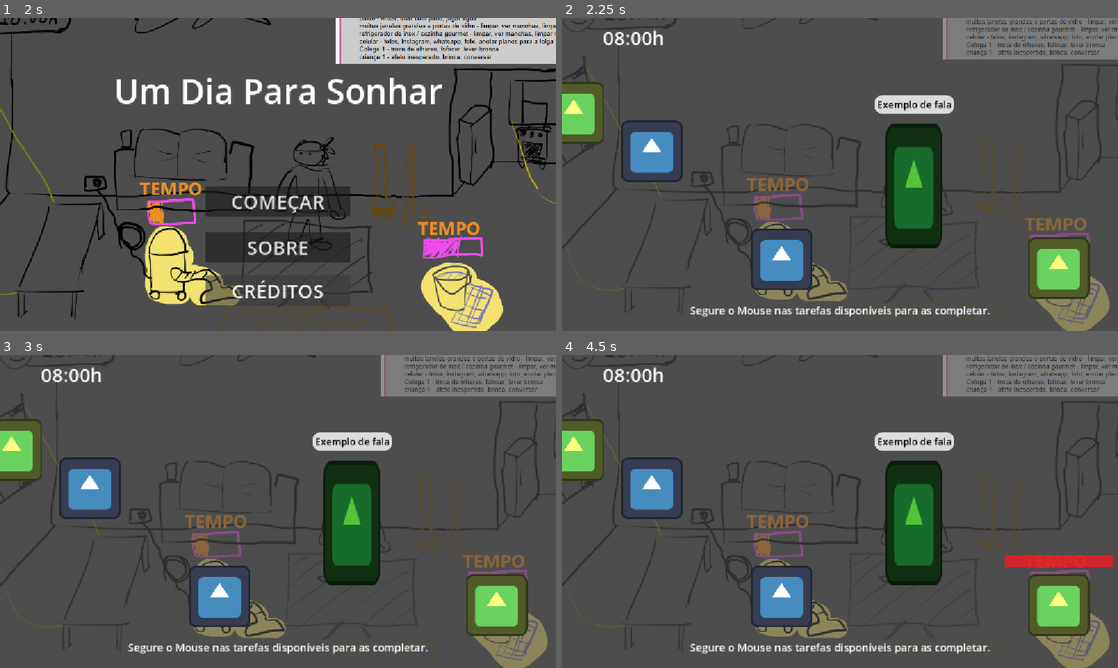
Above: before the commit, frames 1-4 (two rows, left to right).
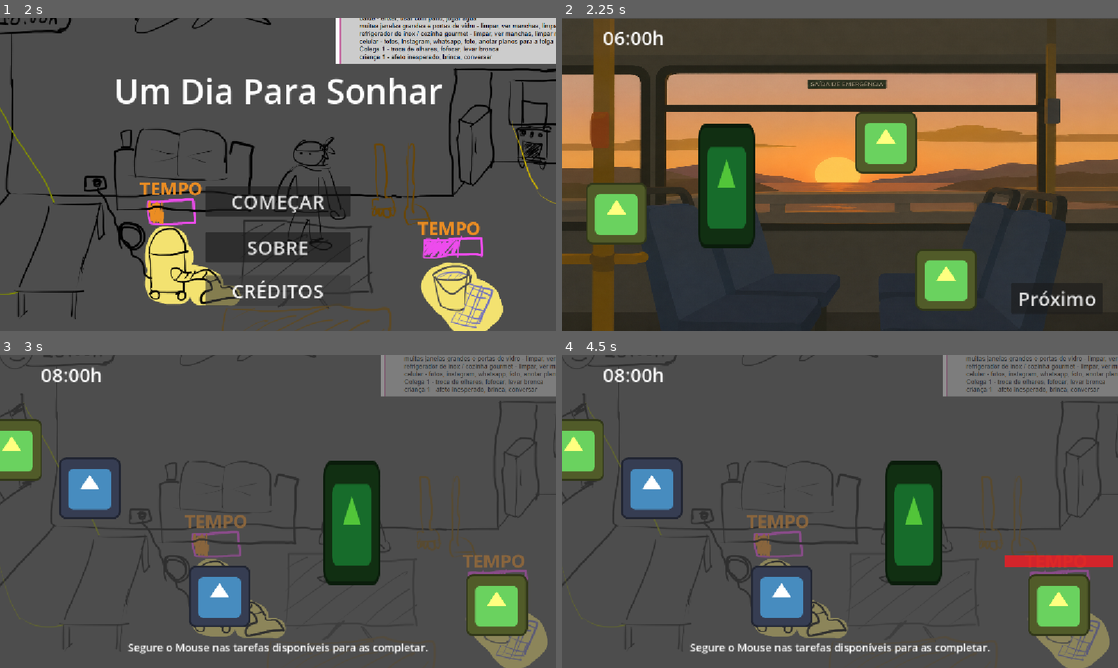
Above: after the commit, the same moments.

Repository: marcnetts/Scienza-Game-Jam
Game: Godot game, scene res://scenes/gameplay_menu_principal.tscn
Same seed, same stepped clock (60 frames per second), same inputs: the game is played once before the commit and once after it. The engine's default icon, where the game draws it, is replaced by a stand-in: a white triangle on a blue panel in a dark square.
Inputs (mouse positions are in pixels of both pictures, inside the frame that each line leads up to):
- Up to frame 1 (2 s): click "CRÉDITOS" at 0.5 s; click "VOLTAR" at 1.25 s
- Up to frame 2 (2.25 s): click "COMEÇAR" at 2 s
- Up to frame 3 (3 s): click (494, 636) at 2.75 s, where only the run after the commit has a clickable "Próximo"
- Up to frame 4 (4.5 s): tap Enter at 3.5 s; move the mouse to (778, 596) at 3.52 s; click (778, 596) at 3.67 s; tap Space at 4.25 s; move the mouse to (1056, 605) at 4.27 s; click (1056, 605) at 4.42 s

Frame 1 is identical in both runs. In frame 2, 97% of the frame differs, in the area x 0-100%, y 0-100%; in frame 3, 0.8%; in frame 4, 0.8%.

Commit message:
Cena de ônibus

Diff:
--- /dev/null
+++ b/scenes/gameplay_onibus.tscn
@@ -0,0 +1,85 @@
+[gd_scene format=3 uid="uid://bw2sq0tnse3sr"]
+
+[ext_resource type="Script" uid="uid://daoyl7nvd118g" path="res://scripts/gameplay_sala.gd" id="1_15jde"]
+[ext_resource type="Texture2D" uid="uid://dypeupapblqmy" path="res://assets/ônibus.png" id="2_7frf5"]
+[ext_resource type="PackedScene" uid="uid://3pp2wwiu5hox" path="res://scenes/jogador.tscn" id="3_ghfb8"]
+[ext_resource type="PackedScene" uid="uid://ccwqjo1ryq2hp" path="res://scenes/item_selecionavel.tscn" id="4_5h207"]
+
+[node name="Node2D" type="Node2D" unique_id=1756217361]
+script = ExtResource("1_15jde")
+tempo_de_jogo = 0.0
+relogio_hora = 6
+segundos_mudar_horario = 0.0
+
+[node name="ScienzaJamCenaSalao" type="Sprite2D" parent="." unique_id=335129010]
+position = Vector2(576.00006, 325.00003)
+scale = Vector2(0.8004144, 0.5957643)
+texture = ExtResource("2_7frf5")
+
+[node name="Interface" type="CanvasLayer" parent="." unique_id=202607461]
+
+[node name="LabelHorario" type="RichTextLabel" parent="Interface" unique_id=2071157458]
+offset_left = 85.0
+offset_top = 13.0
+offset_right = 213.0
+offset_bottom = 68.0
+theme_override_font_sizes/normal_font_size = 40
+text = "06:00h"
+fit_content = true
+
+[node name="Jogador" parent="." unique_id=193595288 instance=ExtResource("3_ghfb8")]
+position = Vector2(341, 348)
+
+[node name="ItensSelecionaveis" type="Node2D" parent="." unique_id=364634199]
+
+[node name="TimerGeral" type="Timer" parent="." unique_id=1233236990]
+
+[node name="TimerTarefas" type="Timer" parent="." unique_id=286273628]
+wait_time = 7.0
+
+[node name="TimerRelogio" type="Timer" parent="." unique_id=1571522872]
+wait_time = 30.0
+
+[node name="ItensSempreSelecionaveis" type="Node2D" parent="." unique_id=172458935]
+position = Vector2(0, 23)
+
+[node name="ItemSelecionavel4" parent="ItensSempreSelecionaveis" unique_id=424156609 instance=ExtResource("4_5h207")]
+position = Vector2(113, 383)
+tempo_limpeza = 0.0
+segundos_timer_item_nao_selectionavel = 0.0
+fala_personagem = "Que cheiro..."
+sempre_selecionavel = true
+
+[node name="ItemSelecionavel" parent="ItensSempreSelecionaveis" unique_id=1860087334 instance=ExtResource("4_5h207")]
+position = Vector2(796, 520)
+tempo_limpeza = 0.0
+segundos_timer_item_nao_selectionavel = 0.0
+fala_personagem = "Não vão dar lugar para a senhora?"
+sempre_selecionavel = true
+
+[node name="ItemSelecionavel3" parent="ItensSempreSelecionaveis" unique_id=350136880 instance=ExtResource("4_5h207")]
+position = Vector2(671, 236)
+tempo_limpeza = 0.0
+segundos_timer_item_nao_selectionavel = 0.0
+fala_personagem = "Ainda bem escuro."
+sempre_selecionavel = true
+
+[node name="ButtonProximaCena" type="Button" parent="." unique_id=14392321]
+anchors_preset = 8
+anchor_left = 0.5
+anchor_top = 0.5
+anchor_right = 0.5
+anchor_bottom = 0.5
+offset_left = 931.0
+offset_top = 549.0
+offset_right = 1121.0
+offset_bottom = 612.0
+grow_horizontal = 2
+grow_vertical = 2
+theme_override_font_sizes/font_size = 40
+text = "Próximo"
+
+[connection signal="timeout" from="TimerGeral" to="." method="_on_timer_geral_timeout"]
+[connection signal="timeout" from="TimerTarefas" to="." method="_on_timer_tarefas_timeout"]
+[connection signal="timeout" from="TimerRelogio" to="." method="_on_timer_relogio_timeout"]
+[connection signal="pressed" from="ButtonProximaCena" to="." method="_on_button_proxima_cena_pressed" binds= ["gameplay_sala"]]
--- a/scripts/gameplay_sala.gd
+++ b/scripts/gameplay_sala.gd
@@ -7,8 +7,8 @@
 @export var nivel_atual: int = 1 #todo
 @export var is_continuar_sujando_final_jogo: bool = false
 
-@onready var itens_selecionaveis: Array[ItemSelecionavel]
-@onready var itens_sempre_selecionaveis: Array[ItemSelecionavel]
+var itens_selecionaveis: Array[ItemSelecionavel]
+var itens_sempre_selecionaveis: Array[ItemSelecionavel]
 @export var ids_itens_ja_selecionaveis: Array[int] = []
 
 @onready var timer_geral: Timer = $TimerGeral
@@ -21,8 +21,10 @@
 var interagiu_primeira_vez: bool = false
 
 func _ready():
-	timer_geral.start(tempo_de_jogo)
-	timer_relogio.start(segundos_mudar_horario)
+	if(tempo_de_jogo):
+		timer_geral.start(tempo_de_jogo)
+	if(segundos_mudar_horario):
+		timer_relogio.start(segundos_mudar_horario)
 	timer_sujeira.start()
 	for child in $ItensSelecionaveis.get_children():
 		if is_instance_of(child, ItemSelecionavel):
@@ -34,7 +36,6 @@
 			child.jogador_falando.connect(falar_jogador)
 	for id in ids_itens_ja_selecionaveis:
 		itens_selecionaveis[id].sujar()
-	falar_jogador('Exemplo de fala')
 
 func pausar_todos_timers():
 	timer_geral.paused = true
@@ -73,3 +74,6 @@
 	))
 	if itens_sem_acao.size() > 0:
 		itens_sem_acao.pick_random().sujar()
+
+func _on_button_proxima_cena_pressed(cena: String) -> void:
+	get_tree().change_scene_to_file("res://scenes/%s.tscn" % cena)
--- a/scripts/jogador.gd
+++ b/scripts/jogador.gd
@@ -4,10 +4,13 @@
 @onready var sprite_jogador: Sprite2D = $SpriteJogador
 @onready var balao_fala: BalaoFala = $Fala
 var posicao_inicial: Vector2
-var sprite_inicial: Texture2D
+@export var sprite_inicial: Texture2D
 
 func _ready():
 	posicao_inicial = self.position
+	if sprite_inicial:
+		mudar_sprite(sprite_inicial)
+		sprite_jogador.modulate = Color.WHITE
 	sprite_inicial = sprite_jogador.texture
 
 func mudar_posicao(posicao: Vector2):
--- a/scripts/menu_principal.gd
+++ b/scripts/menu_principal.gd
@@ -1,7 +1,7 @@
 extends Control
 
 func _on_button_começar_pressed() -> void:
-	get_tree().change_scene_to_file("res://scenes/gameplay_sala.tscn")
+	get_tree().change_scene_to_file("res://scenes/gameplay_onibus.tscn")
 
 func _on_button_creditos_pressed() -> void:
 	get_tree().change_scene_to_file("res://scenes/gameplay_creditos.tscn")
Binary file added: assets/scienza game jam logo.png
Not shown, added: assets/scienza game jam logo.png.import
Binary file added: assets/ônibus.png
Not shown, added: assets/ônibus.png.import
